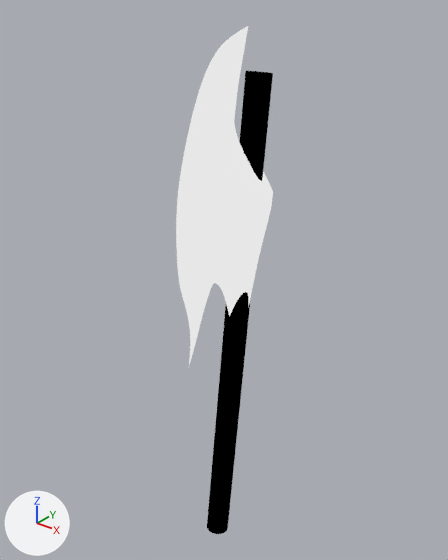
What one commit did to the Blender file Assets/Blends/Traps/Axe/axe_new.blend.
Rendered twice from a 50 mm lens placed at (2.41, -2.94, 4.08), pointed at (-0.1, 0.19, 2.14). Arrows for +X, +Y and +Z are at lower left; the lights stay in place.

The scene before the commit, as lines of its bpy script (objects in view):
```python
me_cylinder = bpy.data.meshes.new('Cylinder')
me_cylinder.from_pydata(...)  # 8369 vertices, 8322 faces; spans x -0.17..0.17, y -0.3..0.73, z -0.05..3.84
# faces by material slot: [34, 8288]
me_cylinder.materials.append(mat_wood)  # black #000000
me_cylinder.materials.append(mat_metal)  # white #e7e7e7
ob_cylinder = bpy.data.objects.new('Cylinder', me_cylinder)
ob_cylinder.location = (0.0, 0.0, 0.0)
ob_cylinder.rotation_euler = (0.124, 0.0, -3.142)  # degrees (7.1, 0, -180)
```
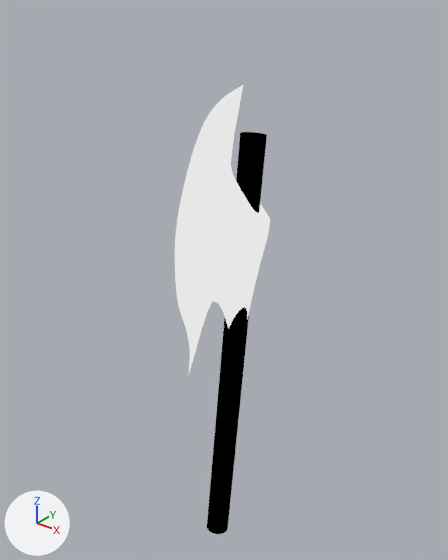
Where the change shows, as pixel boxes (x1, y1, x2, y2) in the pictures (448 x 560 px; the box of a moved part takes in the faces that stretch with it):
'Cylinder', reshaped (12% shorter): before (176, 26, 273, 534); after (175, 85, 270, 534)
part 1 of me_cylinder, moved or reshaped: before (176, 26, 273, 365); after (175, 85, 270, 375)
part 2 of me_cylinder, moved or reshaped: before (207, 71, 273, 534); after (207, 132, 267, 534)

Edits to the bpy script that builds the scene:
```text
Change me_cylinder:
    where me_cylinder.from_pydata(...)  # 8369 vertices, 8322 faces; spans x -0.17..0.17, y -0.3..0.73, z -0.05..3.84
    used by ob_cylinder; location = (0.0, 0.0, 0.0); rotation_euler = (0.124, 0.0, -3.142), in degrees (7.1, 0, -180)
    me_cylinder part 1: the loose piece of 8305 vertices spanning x -0.17..0.17, y -0.3..0.73, z 1.64..3.84 is scaled about its middle by (1, 1, 0.873), then moved by (0.0, 0.0, -0.2)
    me_cylinder part 2: all 32 vertices in x -0.09..0.09, y -0.08..0.1, z 3.57 are moved by (0.0, 0.0, -0.39)
```
